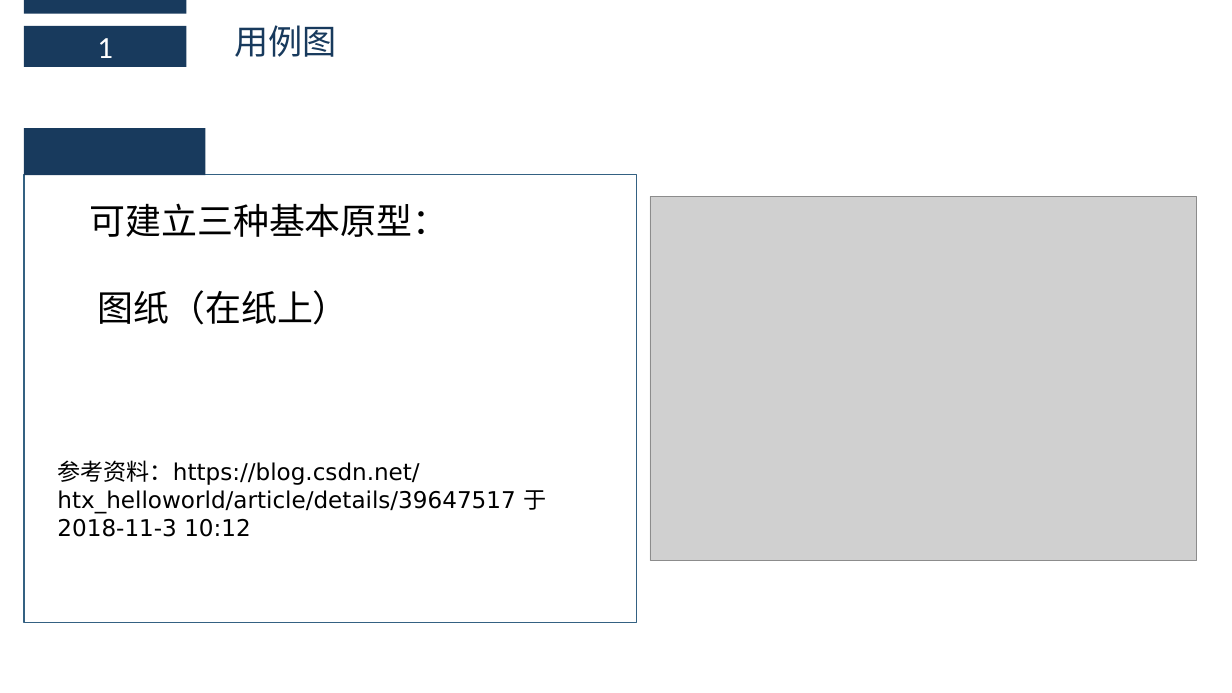
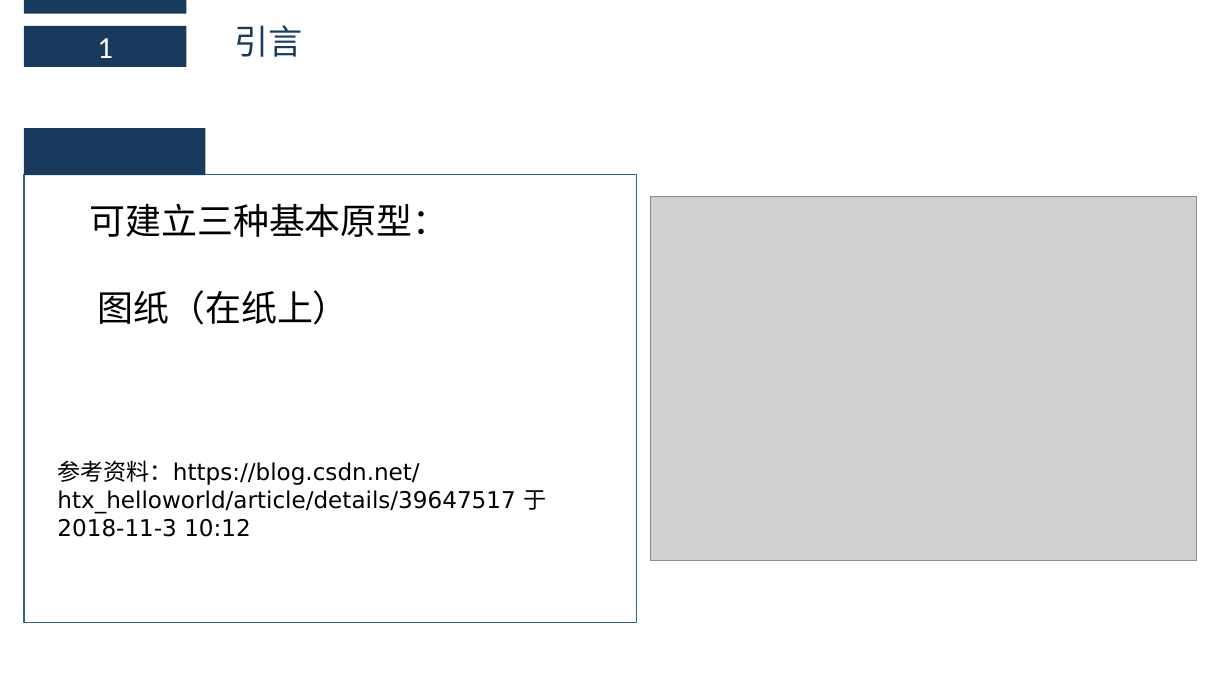
Before and after one commit to boboHh/AssistantTeaching, a slide deck: slide 7 of 受控文档/00-PPT/PRD2018-G11-界面原型.pptx. Drawn at 1232x693 pixels with LibreOffice and Linux fonts; fonts in the diff are those of the drawing; grey boxes stand for pictures. Boxes give left, top, right and bottom in pixels: in the first picture for what was removed or moved away, otherwise in the second. Text is boxed around its words. In the diff, an @@ line names an element or a change of style, - is before the commit and + after.

```diff
--- a/受控文档/00-PPT/PRD2018-G11-界面原型.pptx
+++ b/受控文档/00-PPT/PRD2018-G11-界面原型.pptx
@@ text at (234,25,302,57): text changed @@
-用例图
+引言
```
Also in this commit, not shown: 2 other slides changed, 2 slides added.
